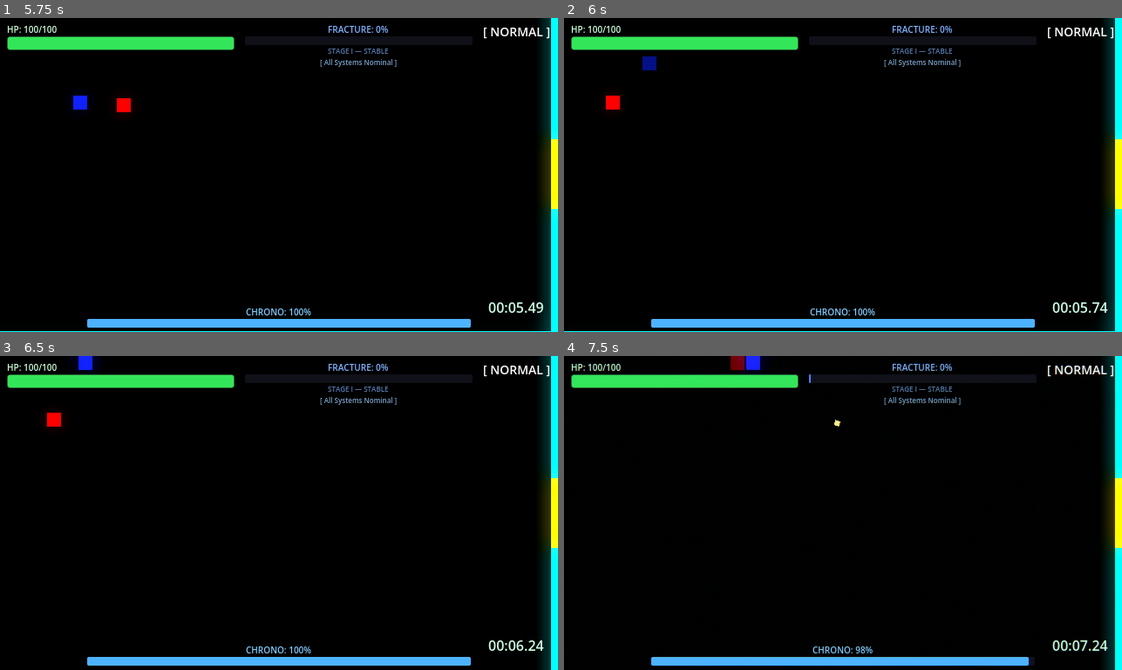
Above: before the commit, frames 1-4 (two rows, left to right).
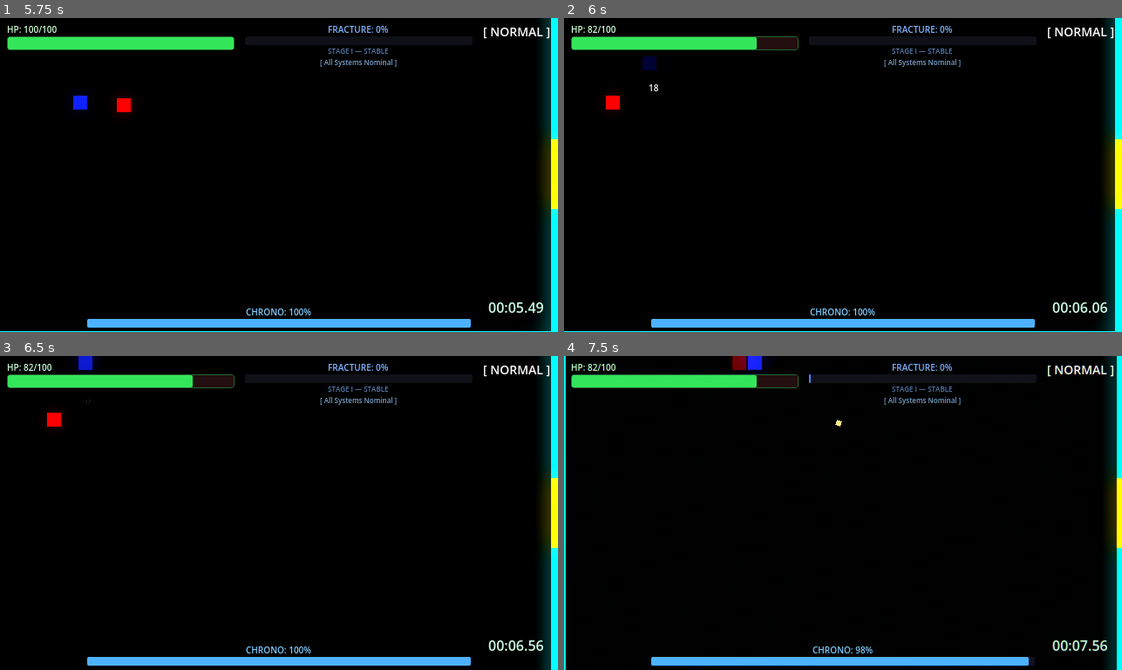
Above: after the commit, the same moments.

Repository: scarf-y/Polychron
Game: Godot game, scene res://scenes/ui/main_menu.tscn
Two runs of this game, one before a commit and one after it. Both use one fixed random seed, a clock stepped at 60 frames per second and the inputs below.
Inputs (mouse positions are in pixels of both pictures, inside the frame that each line leads up to):
- Up to frame 1 (5.75 s): click "ENTER THE VOID" at 0.5 s; tap Enter at 1.25, 5.1 s; move the mouse to (251, 237) at 1.27 s; hold W (move_up) 1.28-2.78 s; tap Q (dash) at 1.35 s; move the mouse to (446, 222) at 2.02 s; click (446, 222) at 2.1 s; move the mouse to (111, 127) at 2.77 s; hold A (move_left) 2.78-4.28 s; tap E (time_erase) at 2.85 s; move the mouse to (306, 175) at 3.52 s; tap Shift (time_slow) at 3.6 s; move the mouse to (195, 96) at 4.27 s; hold S (move_down) 4.28-5.03 s; tap Space (time_stop) at 4.35 s; move the mouse to (401, 159) at 5.02 s; hold D (move_right) from 5.03 s (still down)
- Up to frame 2 (6 s): move the mouse to (731, 190) at 5.77 s; release D (move_right) at 5.78 s; hold W (move_up) from 5.78 s (still down); tap Q (dash) at 5.85 s
- Up to frame 3 (6.5 s): keep holding W (move_up)
- Up to frame 4 (7.5 s): move the mouse to (898, 443) at 6.52 s; release W (move_up) at 6.53 s; hold D (move_right) from 6.53 s (still down); click (898, 443) at 6.6 s; move the mouse to (815, 575) at 7.27 s; tap E (time_erase) at 7.35 s

Frame 1 is identical in both runs. In frame 2, 0.6% of the frame differs, in the area x 4-98%, y 2-94%; in frame 3, 0.5%; in frame 4, 1.3%, in the area x 0-100%, y 0-100%.

Commit message:
fix: stalker attack continuous collision detection and movement restoration

Diff:
--- a/scripts/stalker_enemy.gd
+++ b/scripts/stalker_enemy.gd
@@ -59,18 +59,22 @@
 		var direction: Vector2 = (target_pos - global_position).normalized()
 		var distance: float = global_position.distance_to(target_pos)
 
+		# --- Movement & Attack Trigger ---
 		if distance <= ATTACK_RANGE and _attack_cooldown_timer <= 0.0 and not _is_attacking:
-			# Telegraph: flash bright yellow before lunging
 			_perform_lunge(direction, player)
 		elif distance > 20.0 and not _is_attacking:
 			velocity = direction * speed
-		else:
-			if not _is_attacking:
-				velocity = Vector2.ZERO
-				# Contact damage handled naturally, since Time Erase disables damage inside player anyway
-				if _damage_timer <= 0.0 and global_position.distance_to(player.global_position) <= 20.0 and player.has_method("take_damage"):
-					player.take_damage(CONTACT_DAMAGE)
-					_damage_timer = CONTACT_DAMAGE_COOLDOWN
+		elif not _is_attacking:
+			velocity = Vector2.ZERO
+
+		# --- Continuous Damage Check ---
+		if _damage_timer <= 0.0 and player.has_method("take_damage"):
+			var damage_dist: float = 24.0 if not _is_attacking else 32.0 # Slightly larger during lunge
+			if global_position.distance_to(player.global_position) <= damage_dist:
+				player.take_damage(CONTACT_DAMAGE)
+				_damage_timer = CONTACT_DAMAGE_COOLDOWN
+				if _is_attacking:
+					GameJuice.screen_shake(4.0, 2.0)
 
 		move_and_slide()
 
@@ -95,13 +99,6 @@
 	GameJuice.play_sfx("res://assets/audio/stalkerDash.wav", -2.0)
 
 	await get_tree().create_timer(LUNGE_DURATION).timeout
-
-	# Check if we hit the player during lunge
-	if player and is_instance_valid(player):
-		var dist: float = global_position.distance_to(player.global_position)
-		if dist < 24.0 and player.has_method("take_damage"):
-			player.take_damage(CONTACT_DAMAGE)
-			GameJuice.screen_shake(4.0, 2.0)
 
 	_is_attacking = false
 	modulate = Color(1.0, 0.2, 0.2)
